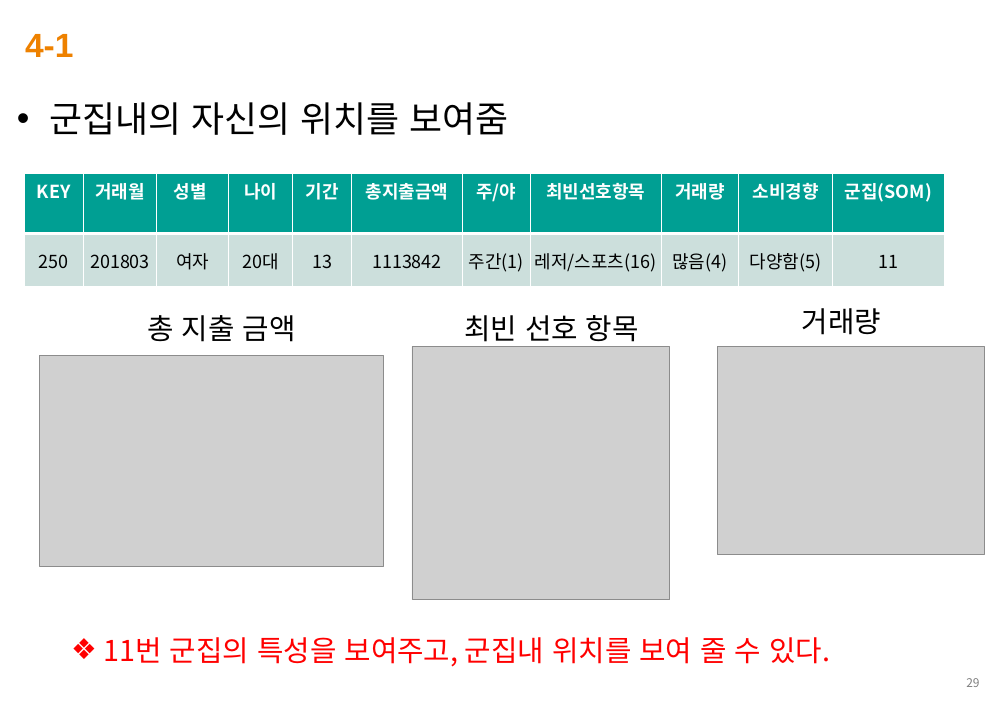
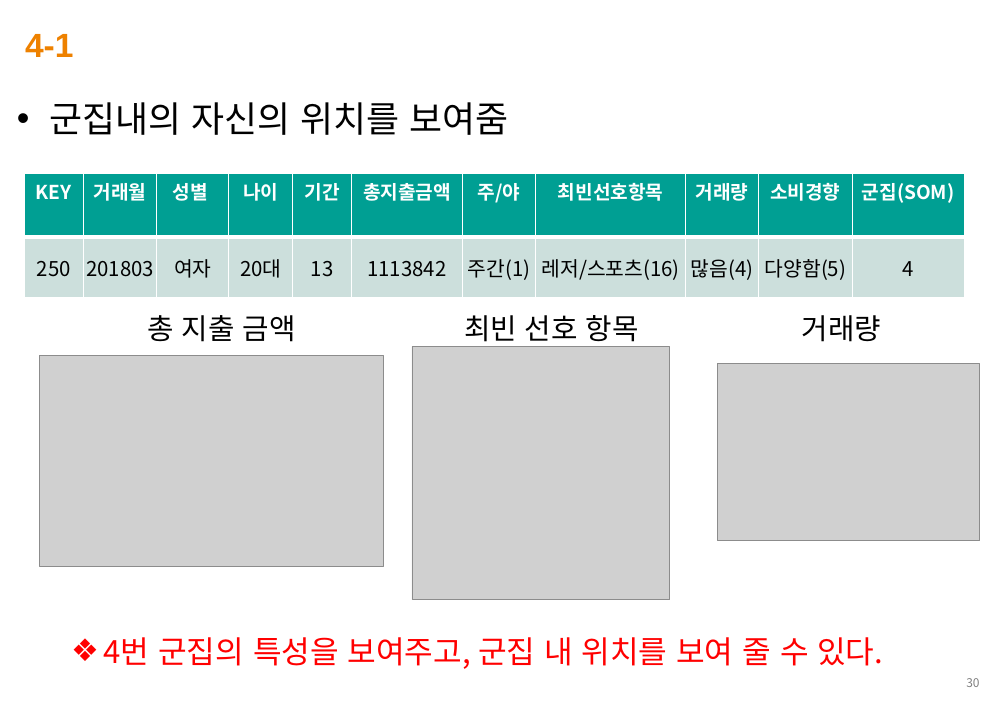
Before and after one commit to abcd00ou/LDS-Stat, a slide deck: slide 30 of 최종 보고서_이동성.pptx (slide 29 before the commit). Drawn at 1008x713 pixels with LibreOffice and Linux fonts; fonts in the diff are those of the drawing; grey boxes stand for pictures; background and template pictures are left out. Boxes give left, top, right and bottom in pixels: in the first picture for what was removed or moved away, otherwise in the second. Text is boxed around its words. In the diff, an @@ line names an element or a change of style, - is before the commit and + after.

```diff
--- a/최종 보고서_이동성.pptx
+++ b/최종 보고서_이동성.pptx
@@ table at <box>24,173,966,284</box> @@
-row 2, column 11: 11
+row 2, column 11: 4
@@ size 15 to 16 pt in "KEY", "거래월", "성별", "나이" and 7 more places @@
@@ size 15 to 17 pt in "250", "201803", "여자", "20대" and 6 more places @@
@@ table: place and size @@
-table at <box>24,173,945,276</box>
+table at <box>24,173,966,284</box>
@@ text "거래량": place and size @@
-text "거래량" at <box>802,308,881,335</box>
+text "거래량" at <box>802,315,881,342</box>
@@ picture: place and size @@
-picture at <box>718,347,985,554</box>
+picture at <box>717,363,980,541</box>
@@ text at <box>104,637,883,669</box>: text changed; size 24 to 26 pt @@
-❖ 11번 군집의 특성을 보여주고, 군집내 위치를 보여 줄 수 있다.
+❖ 4번 군집의 특성을 보여주고, 군집 내 위치를 보여 줄 수 있다.
@@ page number at <box>966,678,979,687</box>: text changed @@
-29
+30
```
Also in this commit, not shown: 28 other slides changed, 2 slides added.
